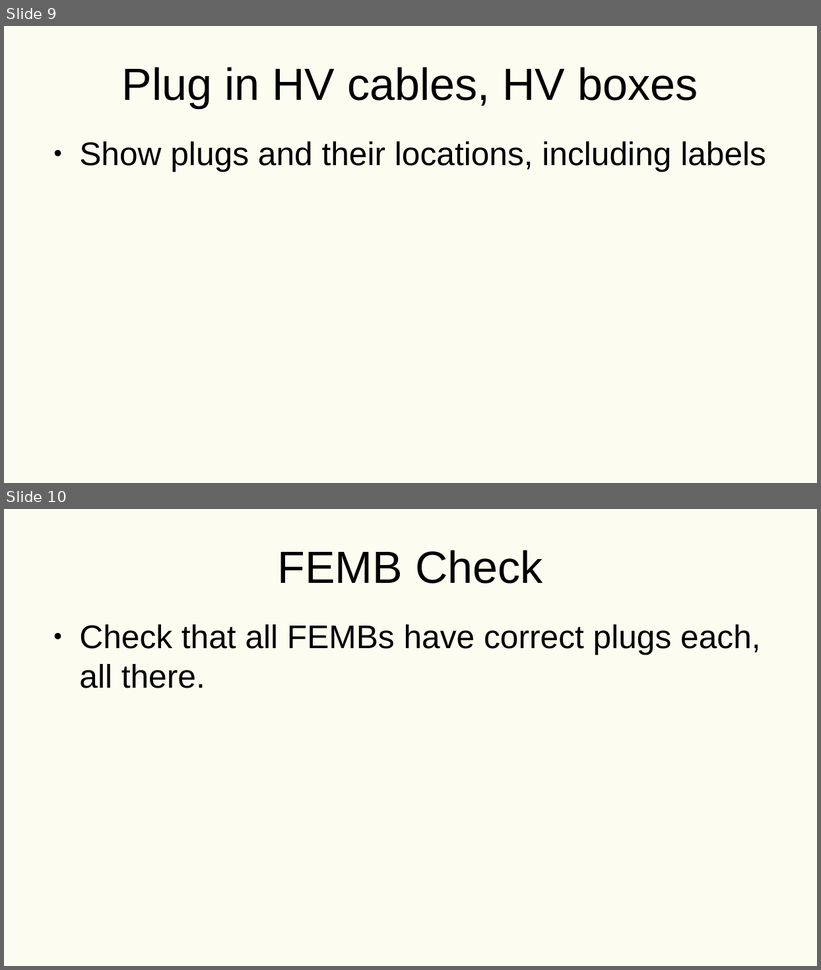
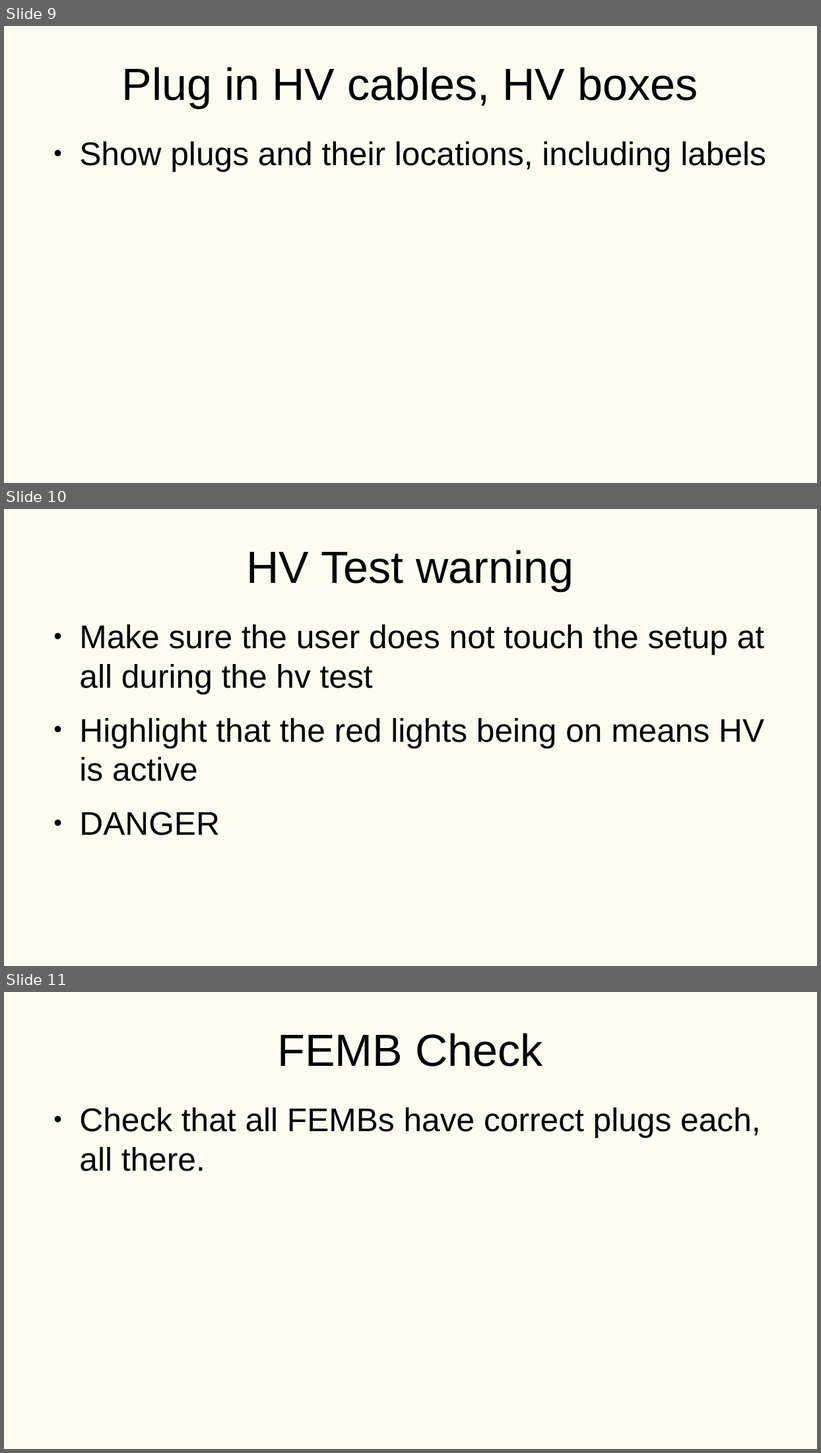
Before and after one commit to KyraDugan/DUNE_HV_Crate_Testing, a slide deck: WIEC_Component/Hardware_Instructions.odp. Shown one above the other, each under a label of ours: slides 9 and 10 before the commit, slides 9, 10 and 11 after it. The pictures are 821x970 and 821x1453 pixels, drawn with LibreOffice and Linux fonts; fonts in the diff are those of the drawing. Boxes give left, top, right and bottom in pixels: in the first picture for what was removed or moved away, otherwise in the second. Text is boxed around its words. In the diff, an @@ line names an element or a change of style, - is before the commit and + after.

Commit message:
Added HV test warning and acknowledgement

```diff
--- a/WIEC_Component/Hardware_Instructions.odp
+++ b/WIEC_Component/Hardware_Instructions.odp
@@ slide 10 added at [4,509,817,966], background #FCFCF0 @@
@@ title added at [247,550,574,591], 44 pt, text #000000 @@
+HV Test warning
@@ text added at [79,625,764,836], 32 pt, text #000000 @@
+● Make sure the user does not touch the setup at all during the hv test
+● Highlight that the red lights being on means HV is active
+● DANGER
@@ what was slide 10 is now slide 11 @@
```
Also in this commit, not shown: 26 other files.
